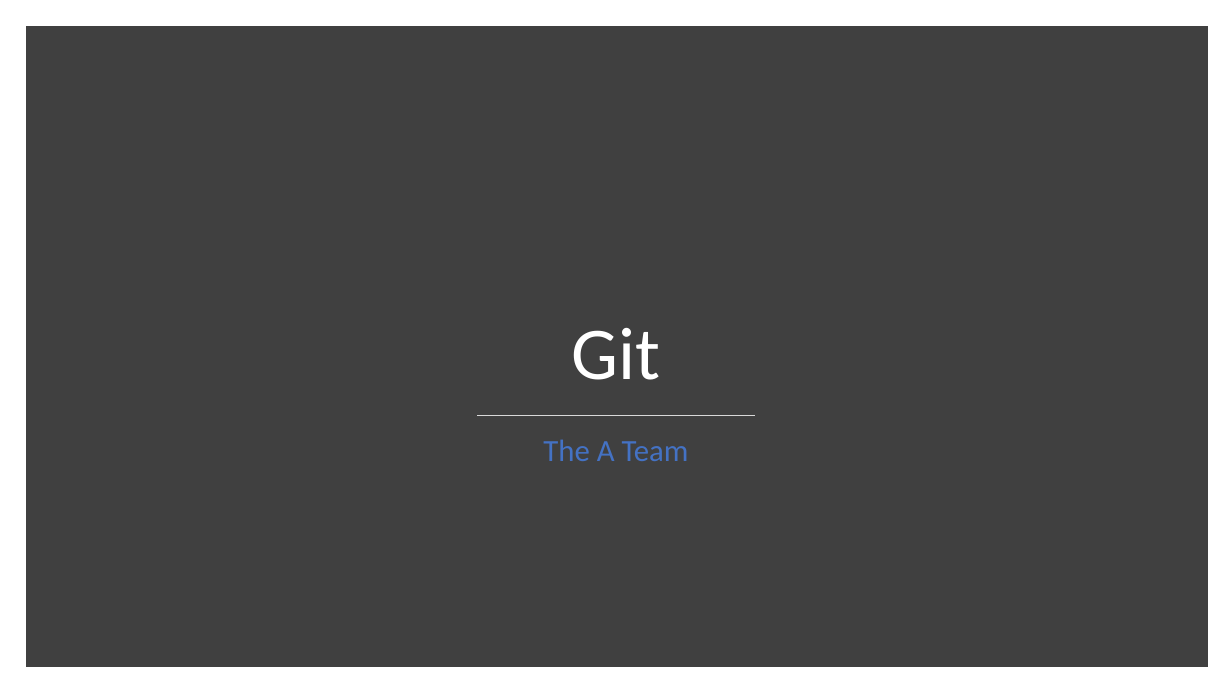
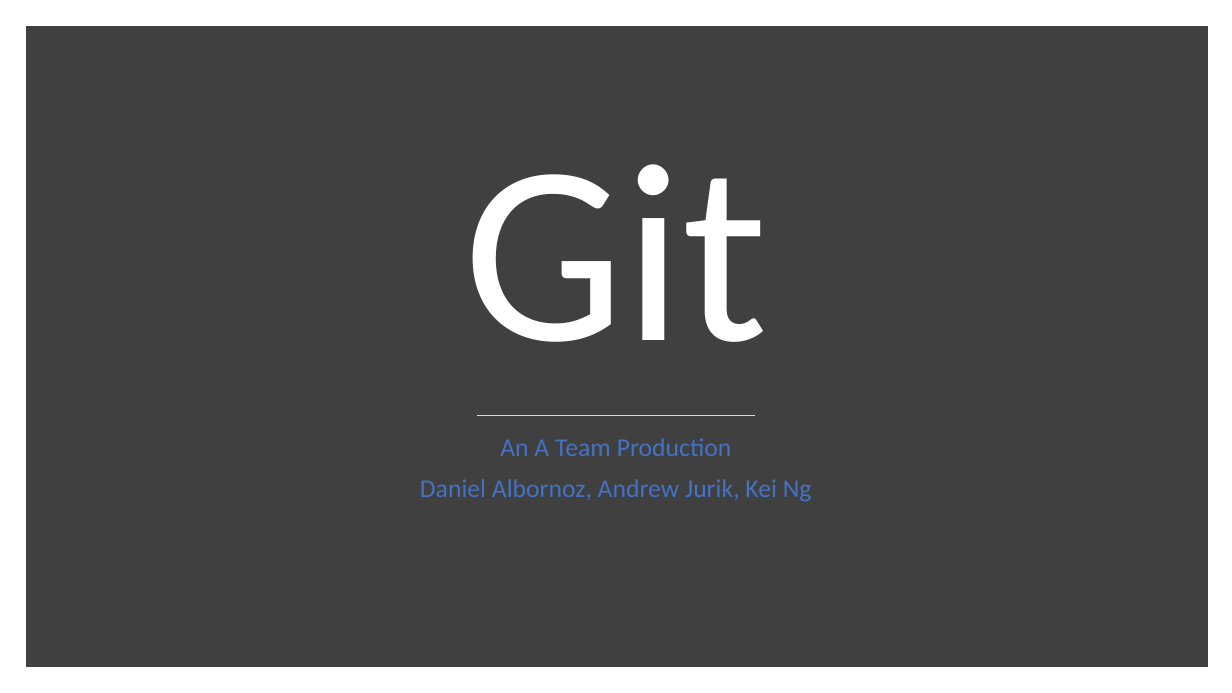
Before and after one commit to sabingautam16/git, a slide deck: slide 1 of Git.pptx. Drawn at 1232x693 pixels with LibreOffice and Linux fonts; fonts in the diff are those of the drawing. Boxes give left, top, right and bottom in pixels: in the first picture for what was removed or moved away, otherwise in the second. Text is boxed around its words. In the diff, an @@ line names an element or a change of style, - is before the commit and + after.

Commit message:
title

```diff
--- a/Git.pptx
+++ b/Git.pptx
@@ title "Git" at bbox=[463, 164, 768, 342]: size 58 to 199 pt @@
@@ subtitle at bbox=[420, 438, 812, 502]: text changed; size 24 to 20 pt @@
-The A Team
+An A Team Production
+Daniel Albornoz, Andrew Jurik, Kei Ng
```
